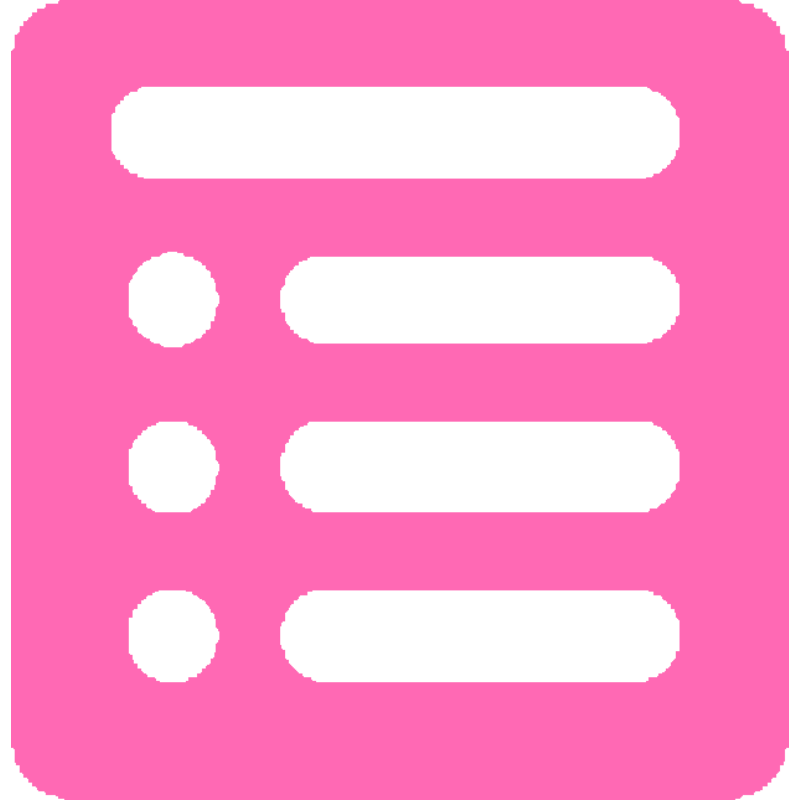
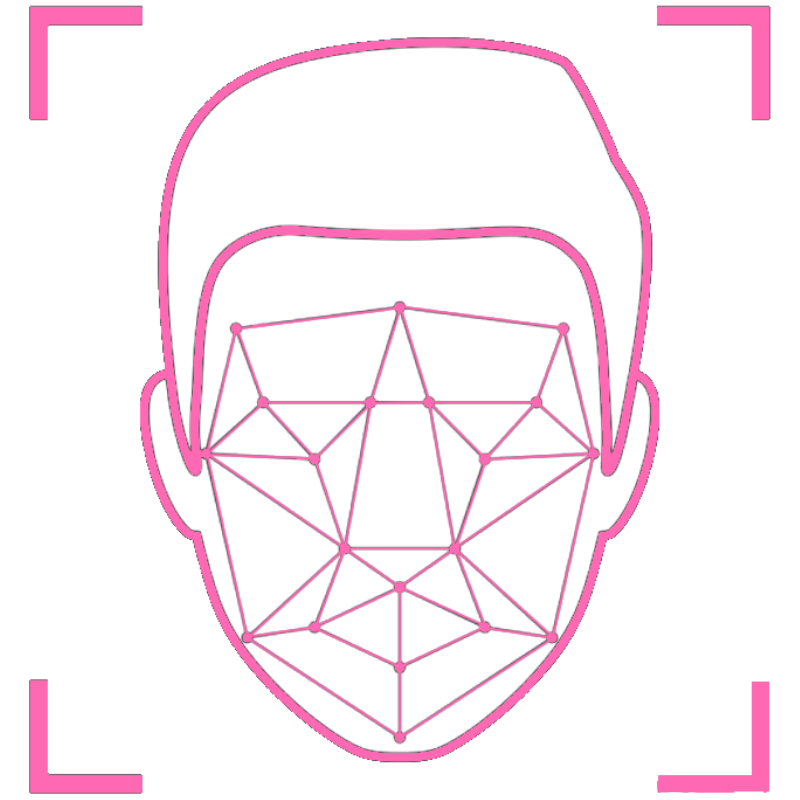
Layered file, before and after one edit (w=800, h=800). Changes by layer:
added layer "2FA" above "Register" over [28, 5, 771, 794]
hid "Register" over [11, 0, 789, 800]
